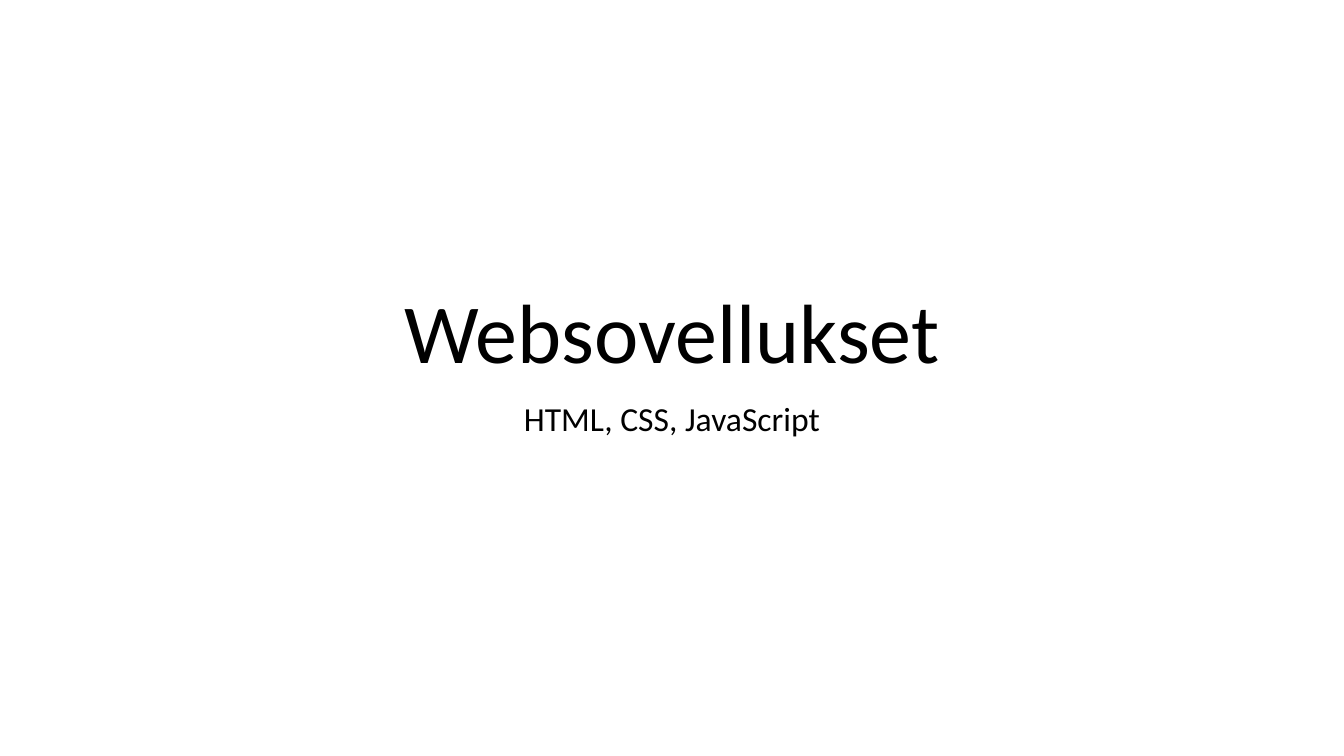
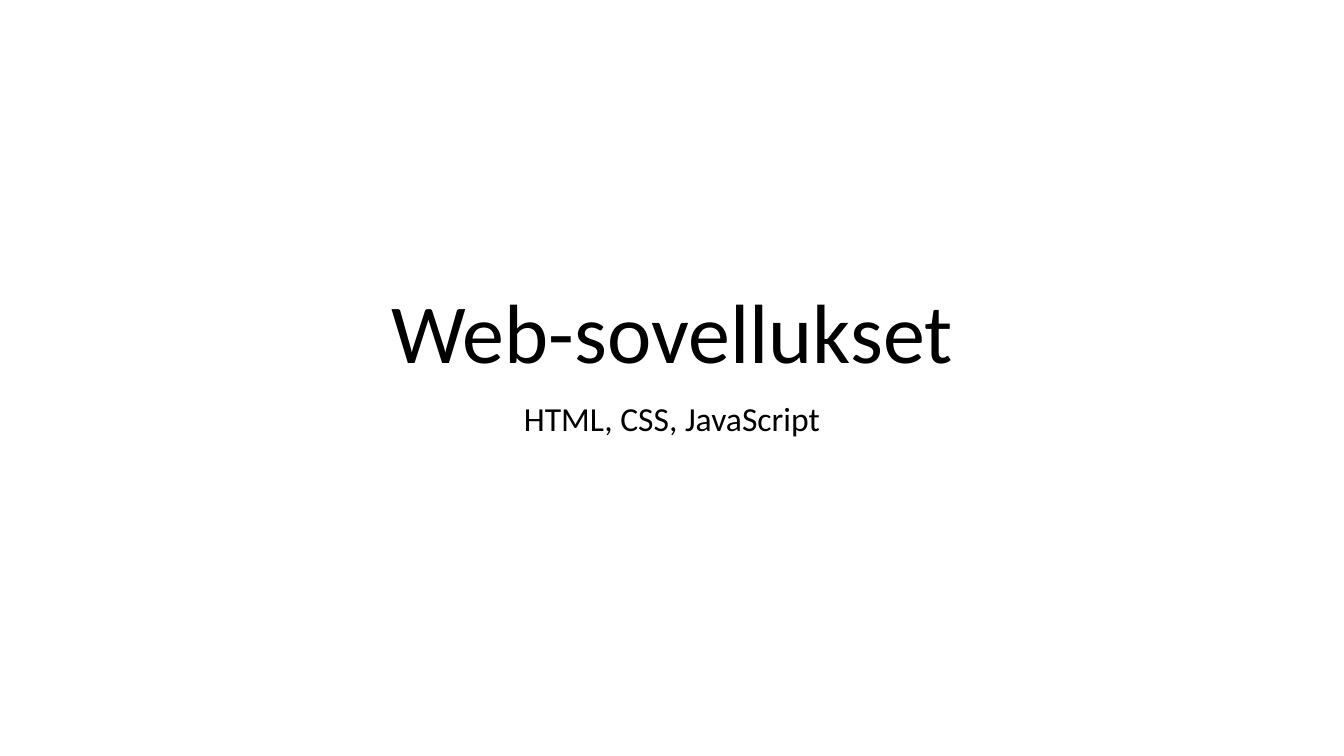
Before and after one commit to ekoodi/ekoodi.github.io, a slide deck: slide 1 of web-technologies/Webapps.pptx. Drawn at 1344x756 pixels with LibreOffice and Linux fonts; fonts in the diff are those of the drawing. Boxes give left, top, right and bottom in pixels: in the first picture for what was removed or moved away, otherwise in the second. Text is boxed around its words. In the diff, an @@ line names an element or a change of style, - is before the commit and + after.

```diff
--- a/web-technologies/Webapps.pptx
+++ b/web-technologies/Webapps.pptx
@@ title at box(391, 304, 952, 364): text changed @@
-Websovellukset
+Web-sovellukset
```
Also in this commit, not shown: 3 slides added, 1 slide removed.
